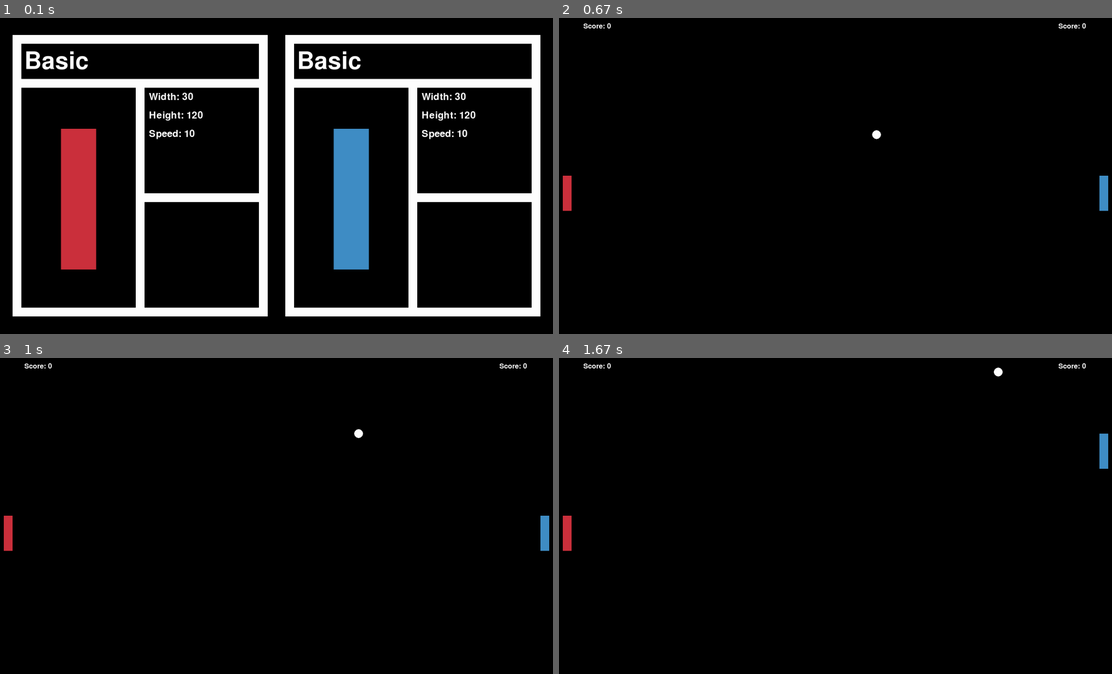
Above: before the commit, frames 1-4 (two rows, left to right).
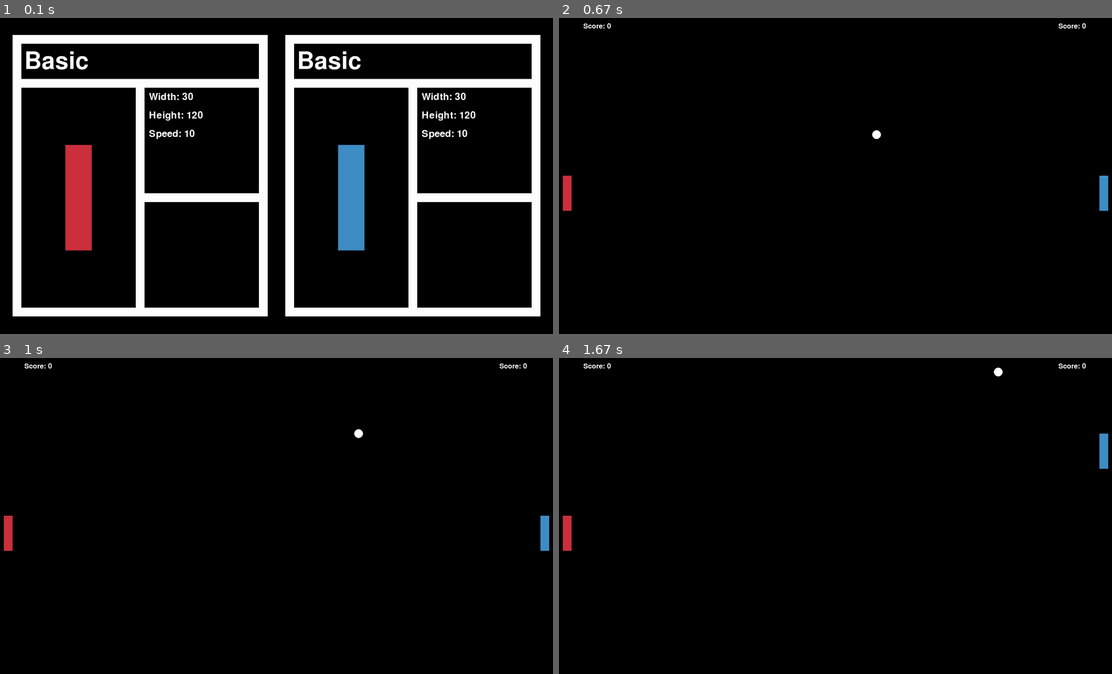
Above: after the commit, the same moments.

Repository: Klihe/PingPong-PyGame
Game: pygame game, started from main.py
Same seed, same stepped clock (60 frames per second), same inputs: the game is played once before the commit and once after it.
Inputs:
- Up to frame 1 (0.1 s): no input
- Up to frame 2 (0.67 s): tap Space at 0.33 s
- Up to frame 3 (1 s): hold Right from 0.67 s (still down); hold D from 0.67 s (still down)
- Up to frame 4 (1.67 s): release Right at 1.13 s; release D at 1.13 s; hold Up 1.17-1.63 s

The runs differ from the first frame. In frame 1, 2.7% of the frame differs, in the area x 10-67%, y 35-80%; in frame 2, nothing differs; in frame 3, nothing differs; in frame 4, nothing differs.

Commit message:
Menu - Size of players FIxxed

Diff:
--- a/modules/gameState/menu.py
+++ b/modules/gameState/menu.py
@@ -18,9 +18,7 @@
     win.blit(name, (100, 110))
     # character
     pygame.draw.rect(win, Color.BLACK, (90, 240, 810 / 2 - 15, 750))
-    pygame.draw.rect(win, players[0].color, (225, 380, 120, 480))
-    # char = charFont.render("" + str(players[0].value), True, Color.WHITE)
-    # win.blit(char, (120, 400))
+    pygame.draw.rect(win, players[0].color, (285 - players[0].width / 2 * 3, 615 - players[0].height / 2 * 3, players[0].width * 3, players[0].height * 3))
     # stats
     pygame.draw.rect(win, Color.BLACK, (510, 240, 810 / 2 - 15, 750 / 2 - 15))
     width = statsFont.render("Width: " + str(players[0].width), True, Color.WHITE)
@@ -42,7 +40,7 @@
     win.blit(name, (100 + 930, 110))
     # character
     pygame.draw.rect(win, Color.BLACK, (90 + 930, 240, 810 / 2 - 15, 750))
-    pygame.draw.rect(win, players[1].color, (225 + 930, 380, 120, 480))
+    pygame.draw.rect(win, players[1].color, (285 + 930 - players[1].width / 2 * 3, 615 - players[1].height / 2 * 3, players[1].width * 3, players[1].height * 3))
     # char = charFont.render("" + str(players[0].value), True, Color.WHITE)
     # win.blit(char, (120, 400))
     # stats
